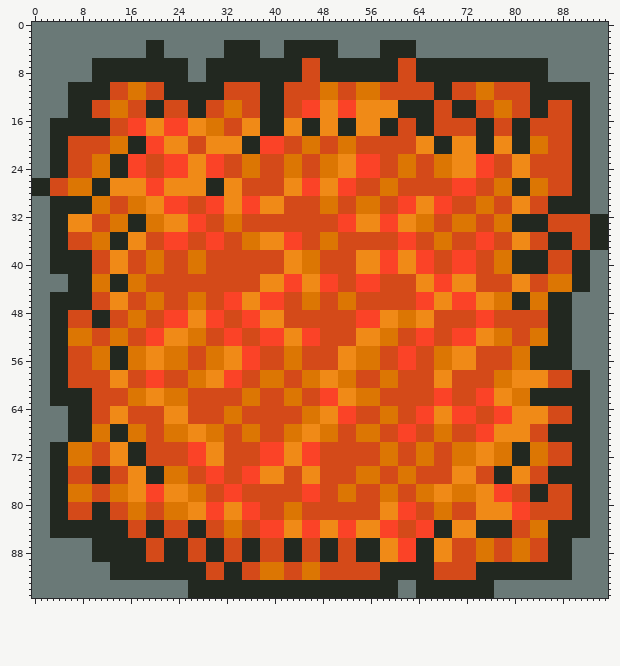
Edited in one commit: sprite sheet (Tanks/lava_box.png). The picture above is the old version.
The file is 96x96 pixels.
The same view after the edit:
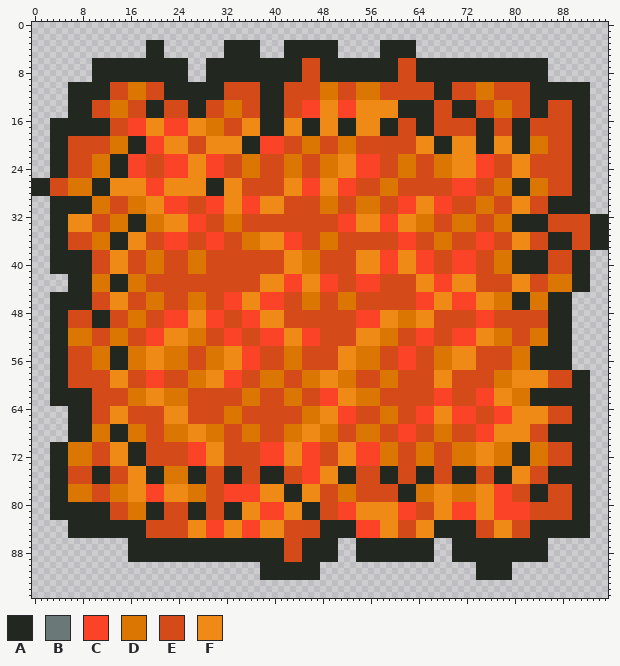
Palette (. is transparent): A #222820  B #6a7977  C #fb4327  D #dc7603  E #d44a19  F #f08a17
Change:
The author changed colour C to colour A in rows 83 to 85 at x 51 to 53; in rows 86 to 89 at x 61 to 63.
The author changed colour D to colour A in rows 83 to 85 at x 83 to 85; in rows 86 to 89 at x 74 to 76 and 80 to 82; in rows 90 to 92 at x 38 to 41 and 45 to 47.
The author changed colour E to colour A in rows 74 to 76 at x 26 to 28, 32 to 34, 51 to 53, 58 to 60 and 64 to 66; in rows 77 to 79 at x 42 to 44 and 61 to 63; in rows 80 to 82 at x 6 to 9, 19 to 21 and 45 to 47; in rows 83 to 85 at x 16 to 18; in rows 86 to 89 at x 19 to 21, 26 to 28, 32 to 34, 38 to 41, 45 to 47, 70 to 73, 77 to 79 and 83 to 85; in rows 90 to 92 at x 42 to 44.
The author changed colour F to colour A in rows 74 to 76 at x 38 to 41 and 70 to 73; in rows 80 to 82 at x 26 to 28 and 32 to 34; in rows 83 to 85 at x 48 to 50 and 70 to 73; in rows 86 to 89 at x 58 to 60.
The author changed colour E to colour C in rows 70 to 73 at x 54 to 57; in rows 77 to 79 at x 35 to 37; in rows 80 to 82 at x 38 to 41, 51 to 53 and 70 to 73; in rows 83 to 85 at x 29 to 31 and 35 to 37.
The author changed colour F to colour C in rows 74 to 76 at x 45 to 47; in rows 80 to 82 at x 77 to 79; in rows 83 to 85 at x 54 to 57.
The author changed colour A to colour E in rows 83 to 85 at x 19 to 21 and 74 to 76; in rows 86 to 89 at x 42 to 44.
The author changed colour C to colour E in rows 74 to 76 at x 29 to 31 and 35 to 37; in rows 80 to 82 at x 29 to 31; in rows 83 to 85 at x 45 to 47.
The author changed colour D to colour E in rows 74 to 76 at x 54 to 57 and 61 to 63; in rows 77 to 79 at x 58 to 60; in rows 80 to 82 at x 22 to 25.
The author changed colour F to colour E in rows 83 to 85 at x 42 to 44.
The author changed colour A to colour F in rows 83 to 85 at x 26 to 28 and 77 to 79.
The author changed colour C to colour F in rows 77 to 79 at x 45 to 47; in rows 80 to 82 at x 35 to 37; in rows 83 to 85 at x 38 to 41, 58 to 60 and 64 to 66.
The author changed colour D to colour F in rows 80 to 82 at x 42 to 44 and 67 to 69; in rows 83 to 85 at x 32 to 34.
The author changed colour E to colour F in rows 70 to 73 at x 51 to 53; in rows 74 to 76 at x 48 to 50; in rows 77 to 79 at x 38 to 41; in rows 80 to 82 at x 54 to 57.
Colour A is gone in rows 83 to 85 at x 3 to 5; in rows 86 to 89 at x 10 to 15 and 86 to 89; in rows 90 to 92 at x 13 to 28, 32 to 34, 58 to 66 and 80 to 89; in rows 93 to 95 at x 26 to 60 and 64 to 76.
Colour B is gone in rows 0 to 2 at x 0 to 95; in rows 3 to 5 at x 0 to 18, 22 to 31, 38 to 41, 51 to 57 and 64 to 95; in rows 6 to 9 at x 0 to 9, 26 to 28 and 86 to 95; in rows 10 to 15 at x 0 to 5 and 93 to 95; in rows 16 to 25 at x 0 to 2 and 93 to 95; in rows 26 to 28 at x 93 to 95.
Colour B is gone in rows 29 to 31 at x 0 to 2 and 93 to 95; in rows 32 to 37 at x 0 to 2; in rows 38 to 41 at x 0 to 2 and 93 to 95; in rows 42 to 44 at x 0 to 5 and 93 to 95; in rows 45 to 57 at x 0 to 2 and 90 to 95; in rows 58 to 63 at x 0 to 2 and 93 to 95.
Colour B is gone in rows 64 to 69 at x 0 to 5 and 93 to 95; in rows 70 to 85 at x 0 to 2 and 93 to 95; in rows 86 to 89 at x 0 to 9 and 90 to 95; in rows 90 to 92 at x 0 to 12 and 90 to 95; in rows 93 to 95 at x 0 to 25, 61 to 63 and 77 to 95.
Colour E is gone in rows 86 to 89 at x 51 to 53; in rows 90 to 92 at x 29 to 31, 35 to 37, 48 to 57 and 67 to 73.
Colour F is gone in rows 86 to 89 at x 67 to 69.
